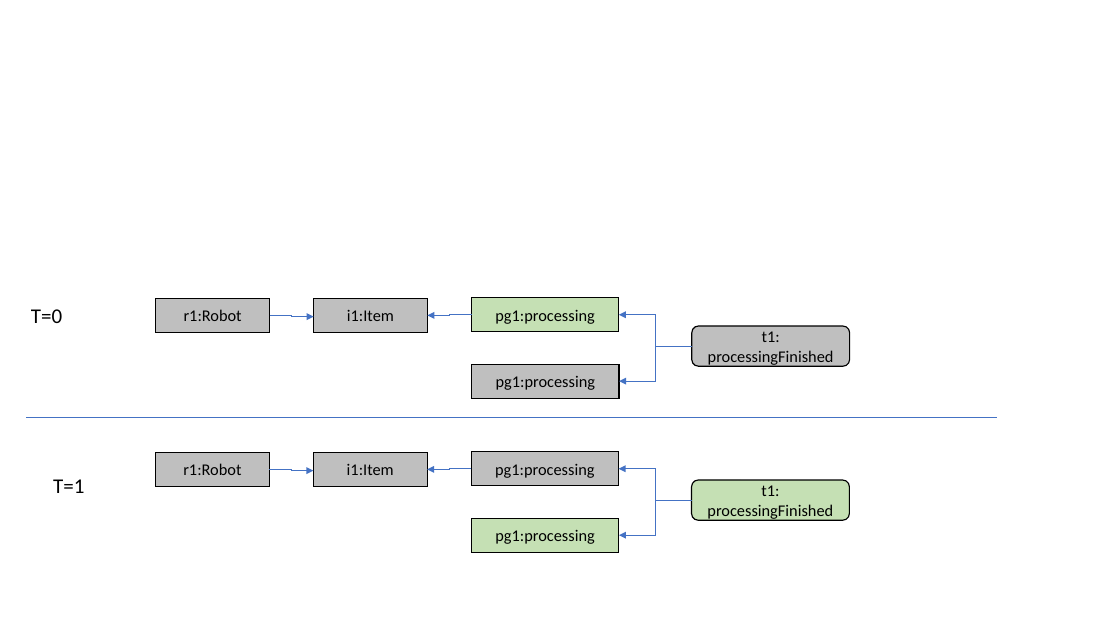
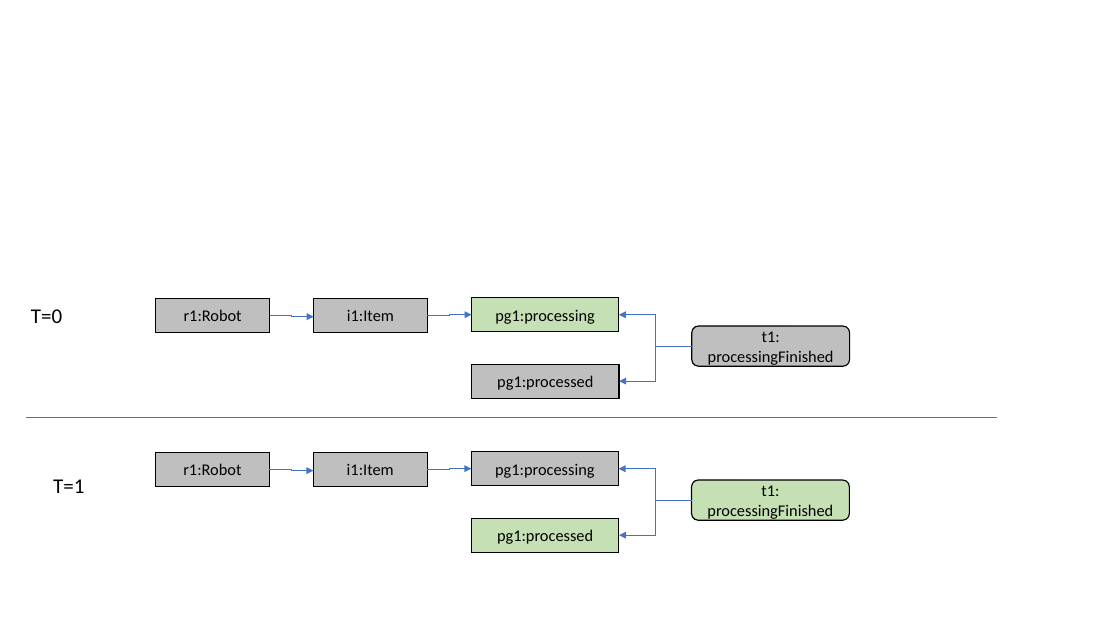
Before and after one commit to cdl-mint/at-journal, a slide deck: slide 2 of figures/2022_AT_Figures.pptx. Drawn at 1120x630 pixels with LibreOffice and Linux fonts; fonts in the diff are those of the drawing. Boxes give left, top, right and bottom in pixels: in the first picture for what was removed or moved away, otherwise in the second. Text is boxed around its words. In the diff, an @@ line names an element or a change of style, - is before the commit and + after.

```diff
--- a/figures/2022_AT_Figures.pptx
+++ b/figures/2022_AT_Figures.pptx
@@ elbow arrow moved from (471, 315) - (428, 316) to (428, 316) - (471, 315) @@
@@ text in rectangle at (497, 375, 593, 390): text changed @@
-pg1:processing
+pg1:processed
@@ elbow arrow moved from (471, 469) - (428, 470) to (428, 470) - (471, 469) @@
@@ text in rectangle at (497, 529, 593, 544): text changed @@
-pg1:processing
+pg1:processed
```
Also in this commit, not shown: 5 other slides changed.
